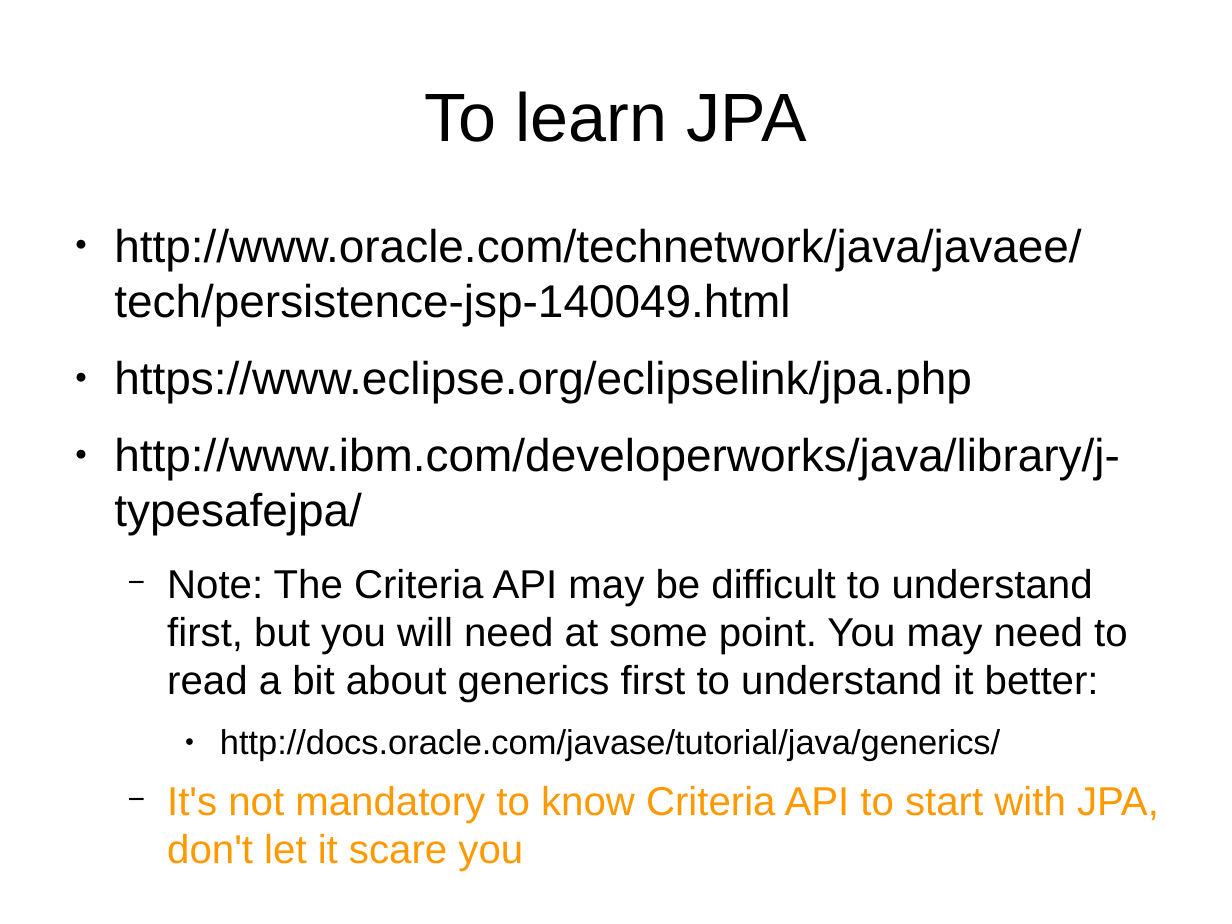
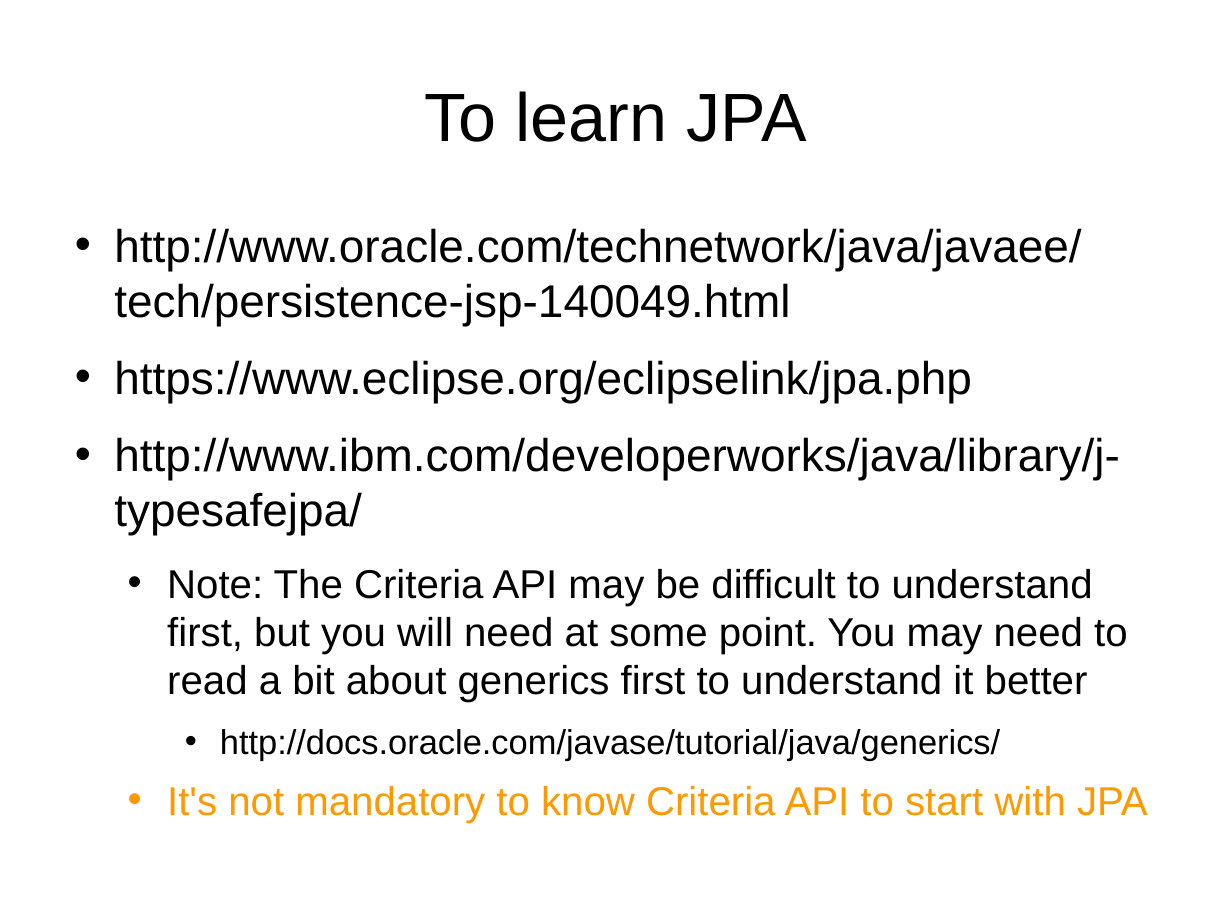
Before and after one commit to vmyrsky/ajeer, a slide deck: slide 44 of JavaEERest/doc/presentation.odp (slide 36 before the commit). Drawn at 1232x924 pixels with LibreOffice and Linux fonts; fonts in the diff are those of the drawing. Boxes give left, top, right and bottom in pixels: in the first picture for what was removed or moved away, otherwise in the second. Text is boxed around its words. In the diff, an @@ line names an element or a change of style, - is before the commit and + after.

```diff
--- a/JavaEERest/doc/presentation.odp
+++ b/JavaEERest/doc/presentation.odp
@@ text at (x1=114, y1=228, x2=1119, y2=761): bullet ● to • @@
@@ text at (x1=167, y1=569, x2=1127, y2=702): text changed @@
-  − Note: The Criteria API may be difficult to understand first, but you will need at some point. You may need to read a bit about generics first to understand it better:
+  • Note: The Criteria API may be difficult to understand first, but you will need at some point. You may need to read a bit about generics first to understand it better
@@ text at (x1=167, y1=786, x2=1148, y2=823): text changed @@
-  − It's not mandatory to know Criteria API to start with JPA, don't let it scare you
+  • It's not mandatory to know Criteria API to start with JPA
```
Also in this commit, not shown: 34 other slides changed, 8 slides added.
